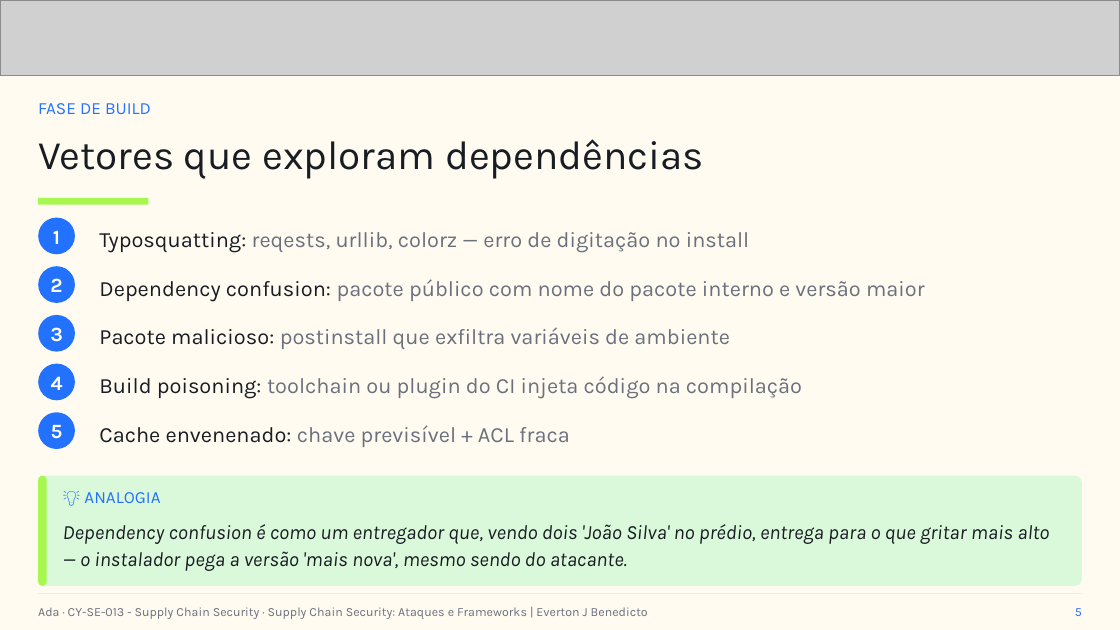
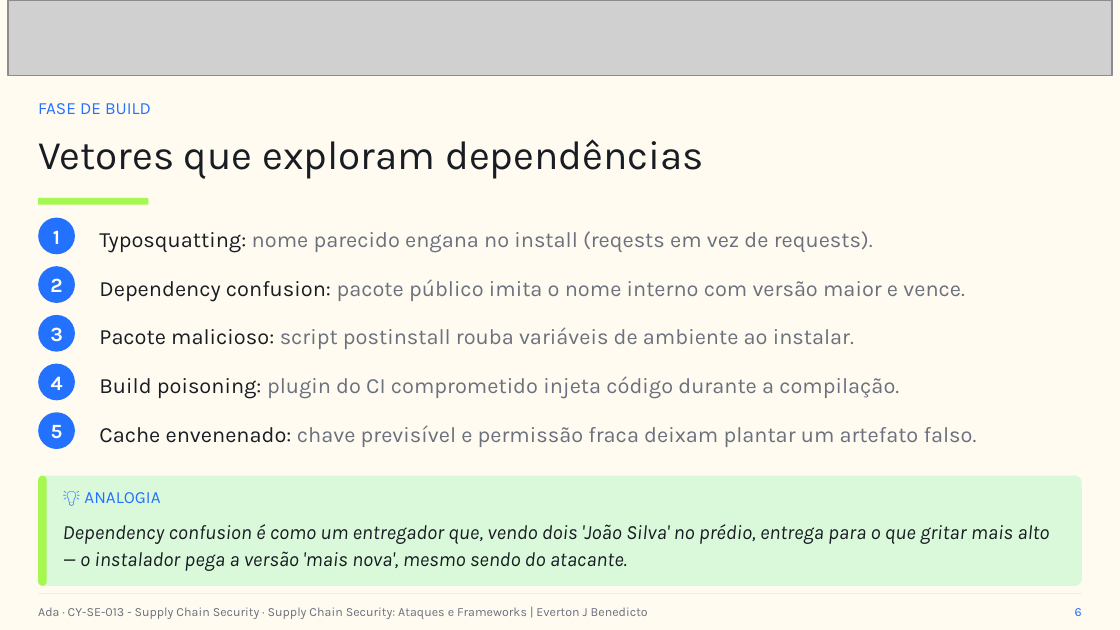
Before and after one commit to everton-dev/AdaTech.Aulas, a slide deck: slide 6 of CY-SE-013 - Supply Chain Security/slides/Aula_06_Supply_Chain_Security_Ataques_e_Frameworks.pptx (slide 5 before the commit). Drawn at 1120x630 pixels with LibreOffice and Linux fonts; fonts in the diff are those of the drawing; grey boxes stand for pictures. Boxes give left, top, right and bottom in pixels: in the first picture for what was removed or moved away, otherwise in the second. Text is boxed around its words. In the diff, an @@ line names an element or a change of style, - is before the commit and + after.

```diff
--- a/CY-SE-013 - Supply Chain Security/slides/Aula_06_Supply_Chain_Security_Ataques_e_Frameworks.pptx
+++ b/CY-SE-013 - Supply Chain Security/slides/Aula_06_Supply_Chain_Security_Ataques_e_Frameworks.pptx
@@ picture: place and size @@
-picture at (0,0,1120,75)
+picture at (8,0,1112,75)
@@ text at (99,231,873,253): text changed @@
-Typosquatting: reqests, urllib, colorz — erro de digitação no install
+Typosquatting: nome parecido engana no install (reqests em vez de requests).
@@ text at (99,279,965,302): text changed @@
-Dependency confusion: pacote público com nome do pacote interno e versão maior
+Dependency confusion: pacote público imita o nome interno com versão maior e vence.
@@ text at (99,327,854,349): text changed @@
-Pacote malicioso: postinstall que exfiltra variáveis de ambiente
+Pacote malicioso: script postinstall rouba variáveis de ambiente ao instalar.
@@ text at (99,376,899,399): text changed @@
-Build poisoning: toolchain ou plugin do CI injeta código na compilação
+Build poisoning: plugin do CI comprometido injeta código durante a compilação.
@@ text at (99,425,977,447): text changed @@
-Cache envenenado: chave previsível + ACL fraca
+Cache envenenado: chave previsível e permissão fraca deixam plantar um artefato falso.
@@ text at (1075,608,1082,616): text changed @@
-5
+6
```
Also in this commit, not shown: 12 other slides changed, 4 slides added.
